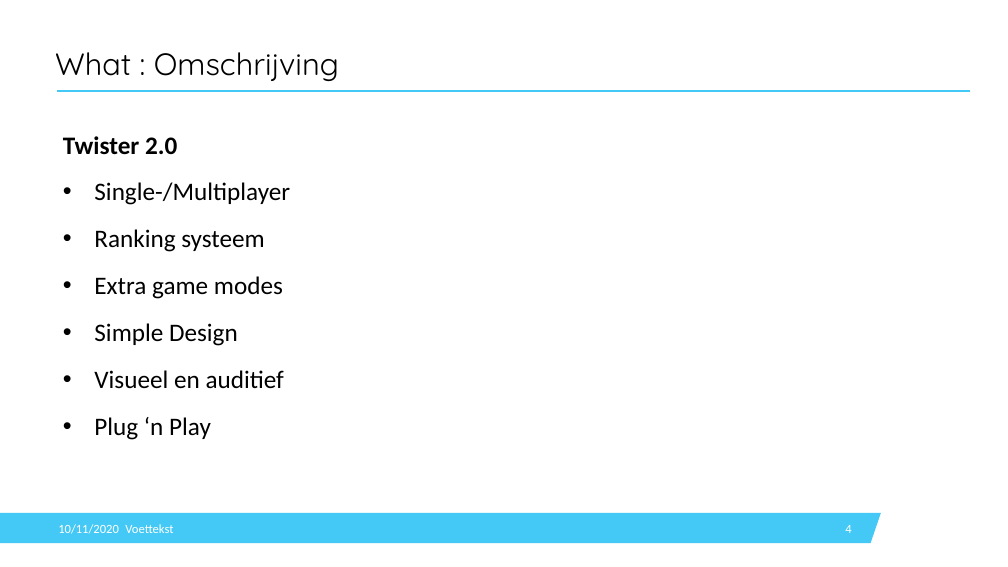
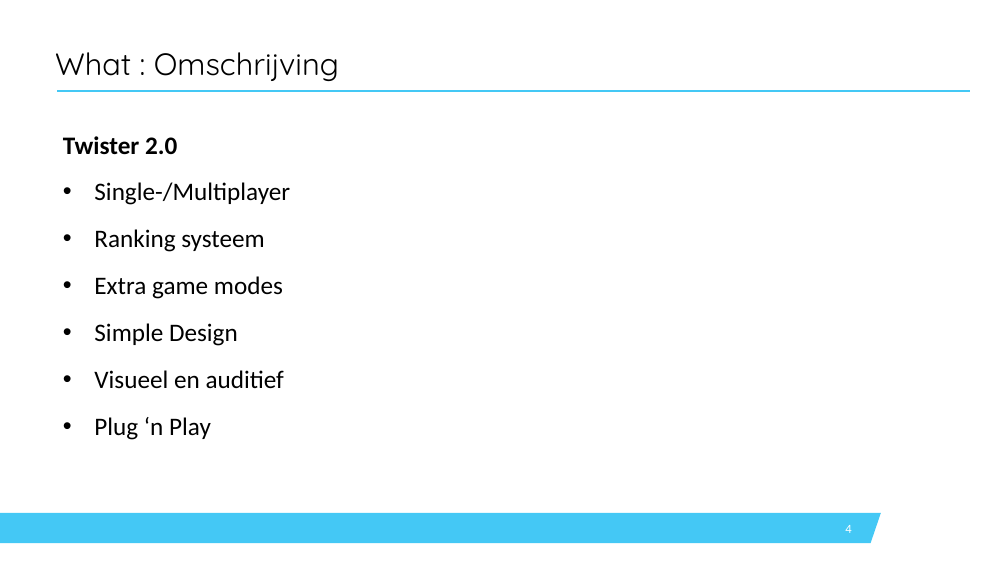
Before and after one commit to SoensJakob/Team-Project-Twister-2.0, a slide deck: slide 4 of Presentatie/13-11-2020_Presentatie.pptx. Drawn at 1008x567 pixels with LibreOffice and Linux fonts; fonts in the diff are those of the drawing; background and template pictures are left out. Boxes give left, top, right and bottom in pixels: in the first picture for what was removed or moved away, otherwise in the second. Text is boxed around its words. In the diff, an @@ line names an element or a change of style, - is before the commit and + after.

Commit message:
DAT: update Omschrijving en Presentatie

```diff
--- a/Presentatie/13-11-2020_Presentatie.pptx
+++ b/Presentatie/13-11-2020_Presentatie.pptx
@@ text removed at bbox=[58, 524, 119, 534] @@
-10/11/2020
@@ text removed at bbox=[125, 524, 173, 533] @@
-Voettekst
```
Also in this commit, not shown: 4 other slides changed, 3 slides added, 1 other file.
